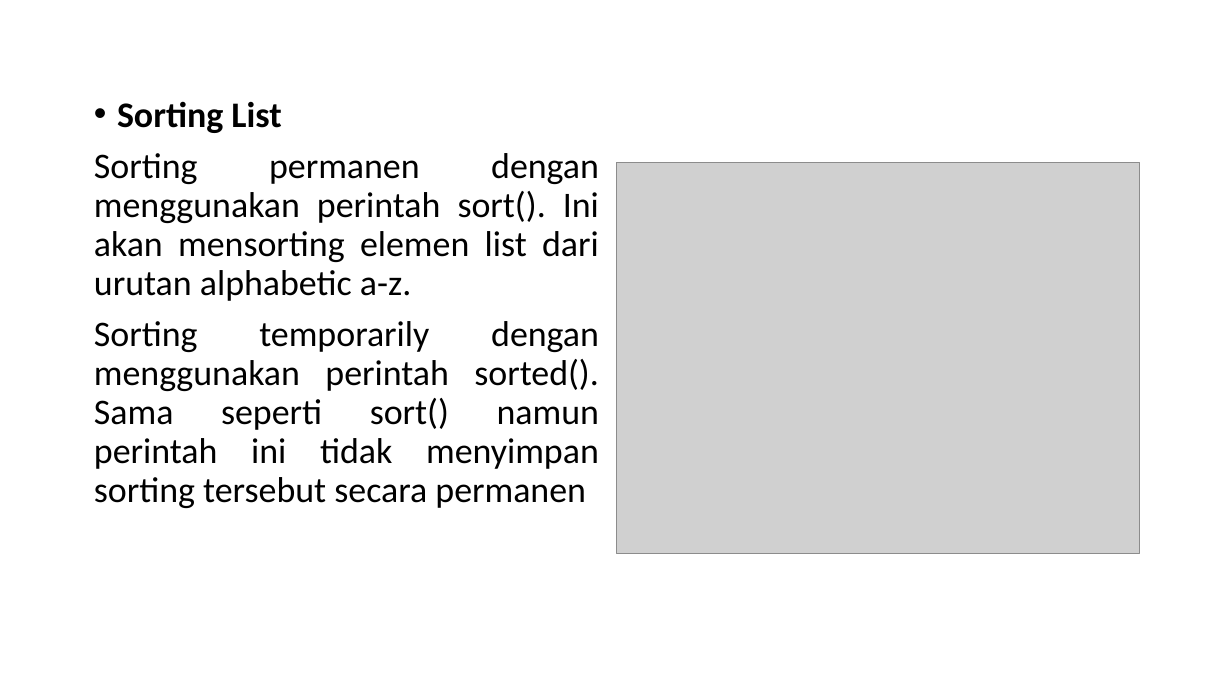
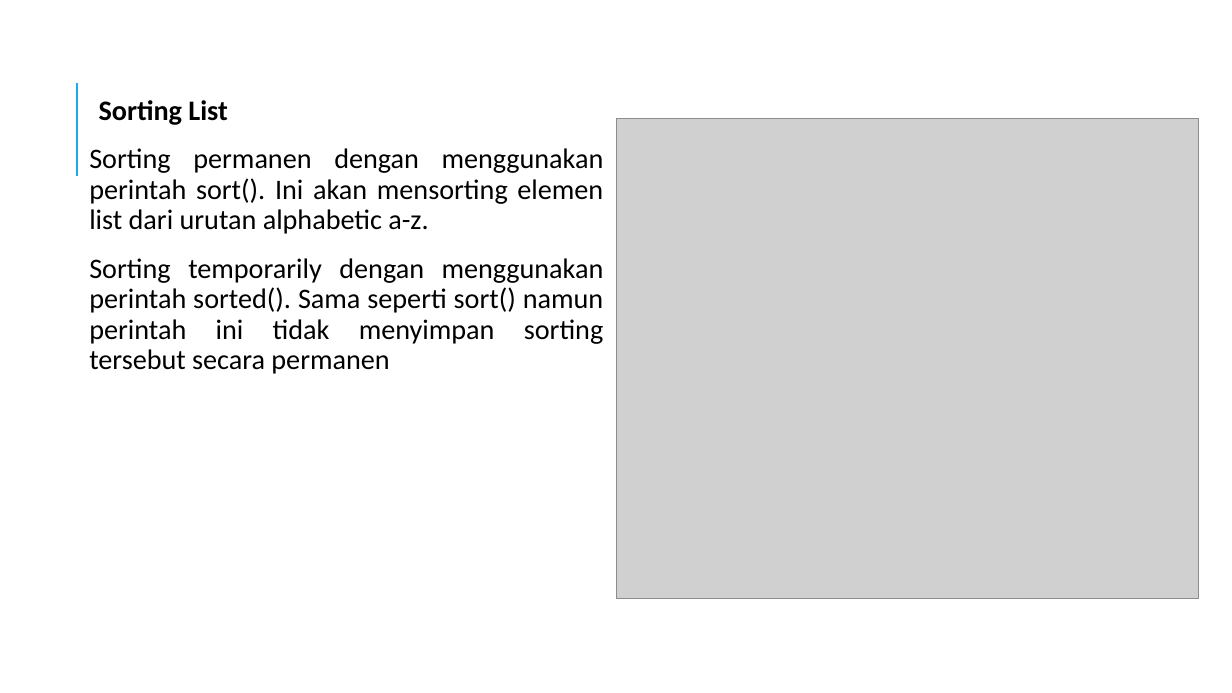
Before and after one commit to gunturadil/Deep-Learning_Guntur-Adil, a slide deck: slide 19 of Bahan ppt_Deep Learnin (dasar python)_Guntur Adil A.pptx (slide 18 before the commit). Drawn at 1232x693 pixels with LibreOffice and Linux fonts; fonts in the diff are those of the drawing; grey boxes stand for pictures. Boxes give left, top, right and bottom in pixels: in the first picture for what was removed or moved away, otherwise in the second. Text is boxed around its words. In the diff, an @@ line names an element or a change of style, - is before the commit and + after.

```diff
--- a/Bahan ppt_Deep Learnin (dasar python)_Guntur Adil A.pptx
+++ b/Bahan ppt_Deep Learnin (dasar python)_Guntur Adil A.pptx
@@ line added from (77, 176) to (77, 83), #1CADE4 1.5 pt @@
@@ text "Sorting List" at (89,100,604,374): size 28 to 22 pt; bullet • to  ; more space between paragraphs @@
@@ picture: place and size @@
-picture at (616,163,1141,554)
+picture at (616,118,1200,599)
```
Also in this commit, not shown: 18 other slides changed, 9 slides added, 4 slides removed.
